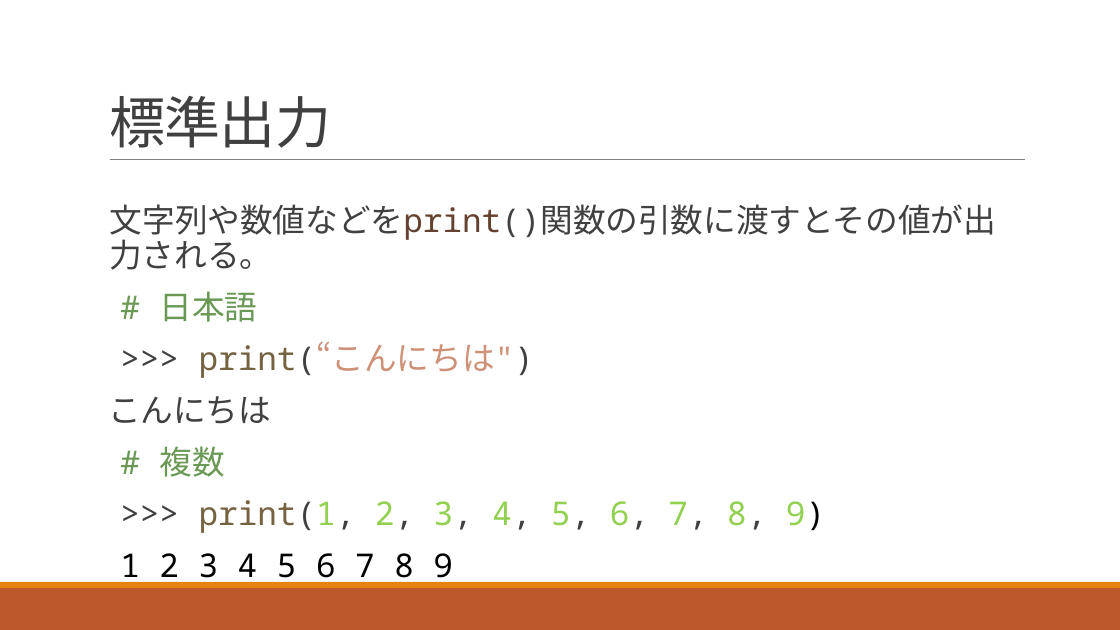
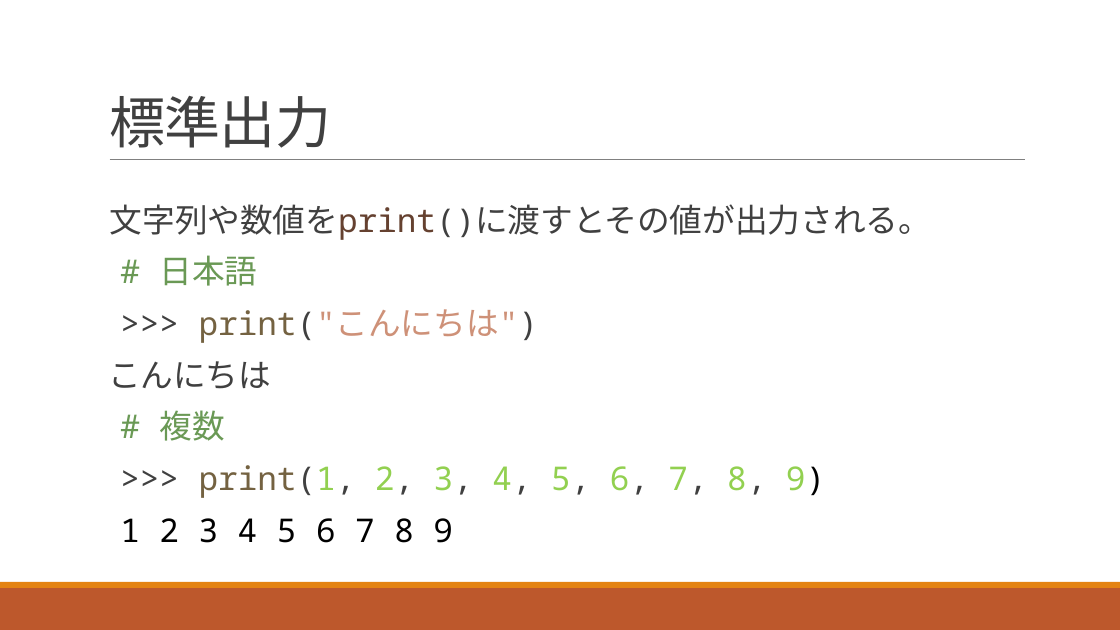
Before and after one commit to navy1634/Teach, a slide deck: slide 15 of 20230530/unit1.pptx (slide 6 before the commit). Drawn at 1120x630 pixels with LibreOffice and Linux fonts; fonts in the diff are those of the drawing. Boxes give left, top, right and bottom in pixels: in the first picture for what was removed or moved away, otherwise in the second. Text is boxed around its words. In the diff, an @@ line names an element or a change of style, - is before the commit and + after.

```diff
--- a/20230530/unit1.pptx
+++ b/20230530/unit1.pptx
@@ text at [110,204,931,240]: text changed @@
-  文字列や数値などをprint()関数の引数に渡すとその値が出力される。
+  文字列や数値をprint()に渡すとその値が出力される。
@@ text at [199,309,538,343]: text changed @@
->>> print(“こんにちは")
+>>> print("こんにちは")
```
Also in this commit, not shown: 10 other slides changed, 15 slides added, 1 slide removed, 2 other files.
